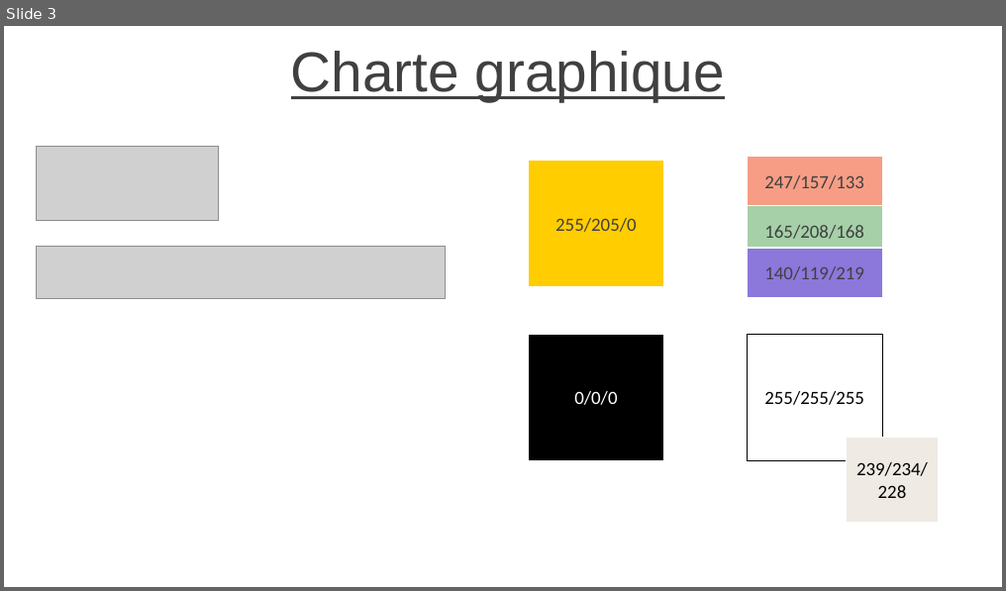
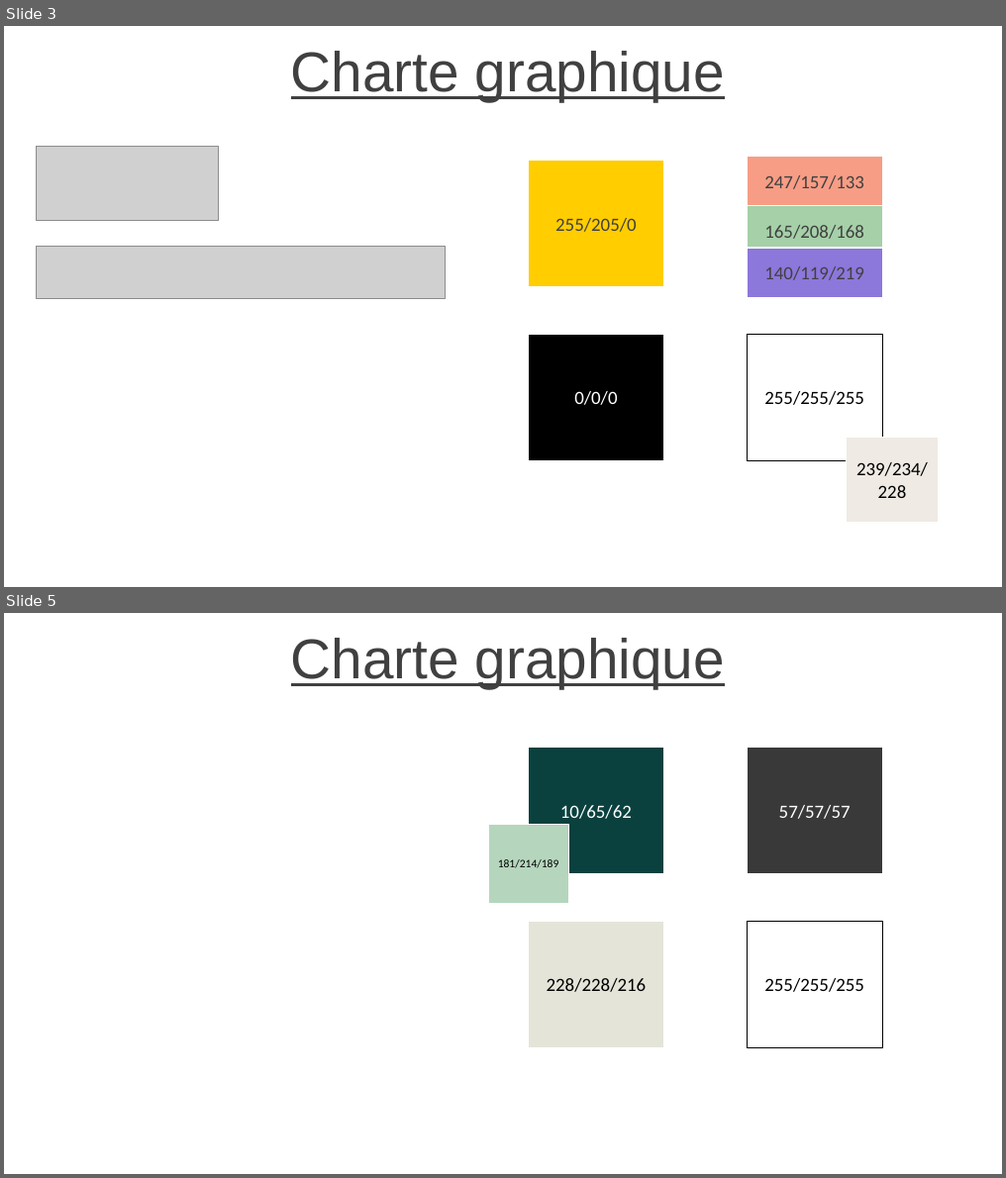
Before and after one commit to ProxymeWeb/BTS-SIO-Site-E-Commerce, a slide deck: Charte graphique.pptx. Shown one above the other, each under a label of ours: slide 3 before the commit, slides 3 and 5 after it; the slides between them are not shown. The pictures are 1006x591 and 1006x1178 pixels, drawn with LibreOffice and Linux fonts; fonts in the diff are those of the drawing; grey boxes stand for pictures. Boxes give left, top, right and bottom in pixels: in the first picture for what was removed or moved away, otherwise in the second. Text is boxed around its words. In the diff, an @@ line names an element or a change of style, - is before the commit and + after.

```diff
--- a/Charte graphique.pptx
+++ b/Charte graphique.pptx
@@ slide 5 added at [4,613,1002,1174], background #FFFFFF @@
@@ title added at [291,638,725,688], 54 pt, text #404040, underline @@
+Charte graphique
@@ rectangle added at [529,747,664,873], fill #0A413E, outline #FFFFFF 1 pt, 18 pt, text #FFFFFF @@
+10/65/62
@@ rectangle added at [747,747,883,873], fill #393939, outline #FFFFFF 1 pt, 18 pt, text #FFFFFF @@
+57/57/57
@@ rectangle added at [488,824,569,903], fill #B5D6BD, outline #FFFFFF 1 pt, 11 pt, text #000000 @@
+181/214/189
@@ rectangle added at [529,922,664,1048], fill #E4E4D8, outline #FFFFFF 1 pt, 18 pt, text #000000 @@
+228/228/216
@@ rectangle added at [747,922,883,1048], fill #FFFFFF, outline #000000 1 pt, 18 pt, text #000000 @@
+255/255/255
```
Also in this commit, not shown: 1 other slide added.
